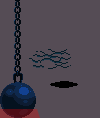
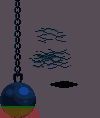
Revision of a layered 100x118 image; what changed, layer by layer:
painted on "Collision" over (0, 108, 41, 118)
added layer "Hotspot" (30%) in group "Areas" over (1, 106, 35, 118)
added layer "WreckingBallCrack2.png" above "WreckingBallCrack3.png" over (35, 28, 66, 43)
added layer "WreckingBallCrack3.png" above "WreckingBall.png" over (34, 52, 65, 66)
